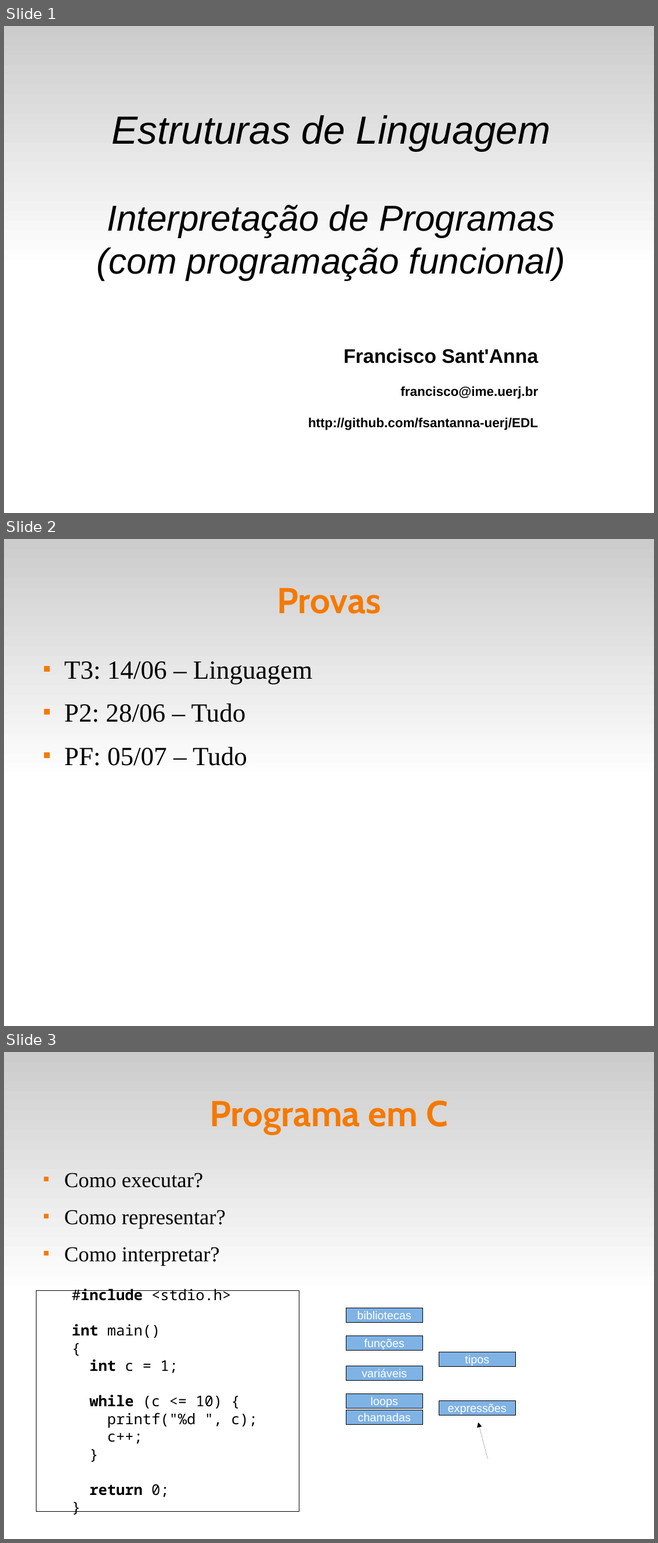
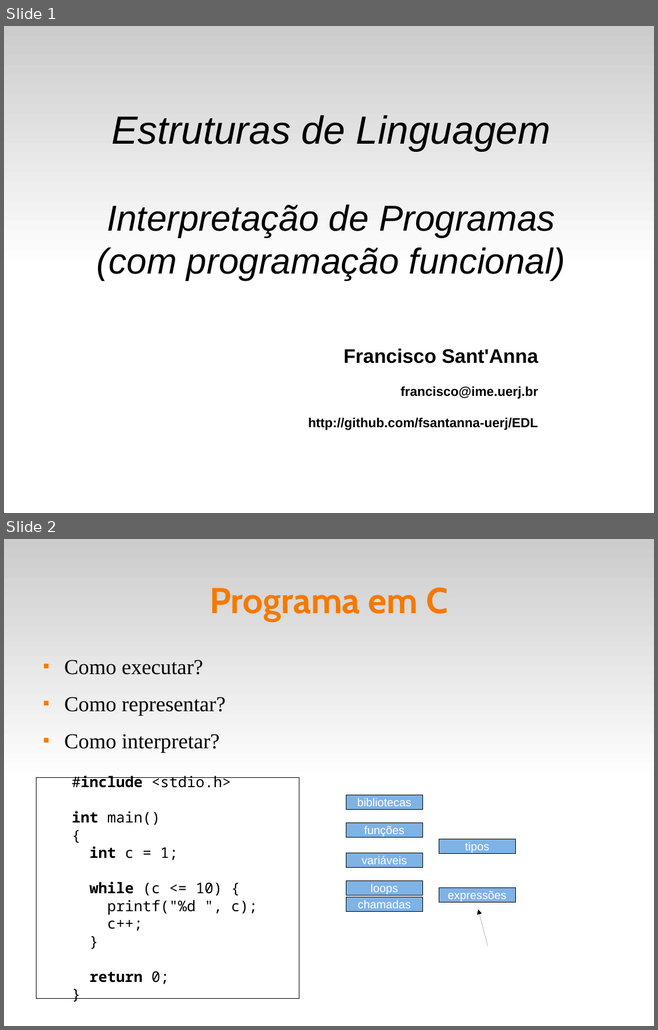
Before and after one commit to fsantanna-uerj/EDL, a slide deck: slides/edl-12-lang.odp. Shown one above the other, each under a label of ours: slides 1, 2 and 3 before the commit, slides 1 and 2 after it. The pictures are 658x1543 and 658x1030 pixels, drawn with LibreOffice and Linux fonts; fonts in the diff are those of the drawing. Boxes give left, top, right and bottom in pixels: in the first picture for what was removed or moved away, otherwise in the second. Text is boxed around its words. In the diff, an @@ line names an element or a change of style, - is before the commit and + after.

```diff
--- a/slides/edl-12-lang.odp
+++ b/slides/edl-12-lang.odp
@@ slide 2 removed at <box>4,539,654,1026</box>, background #FFFFFF; not listed: 1 template element that a slide beside it also shows @@
@@ title removed at <box>277,588,380,614</box> @@
-Provas
@@ text removed at <box>64,661,313,766</box> @@
-■ T3: 14/06 – Linguagem
-■ P2: 28/06 – Tudo
-■ PF: 05/07 – Tudo
@@ what was slide 3 is now slide 2 @@
```
Also in this commit, not shown: 4 slides changed, 2 slides added, 1 other slide removed, 7 other files.
